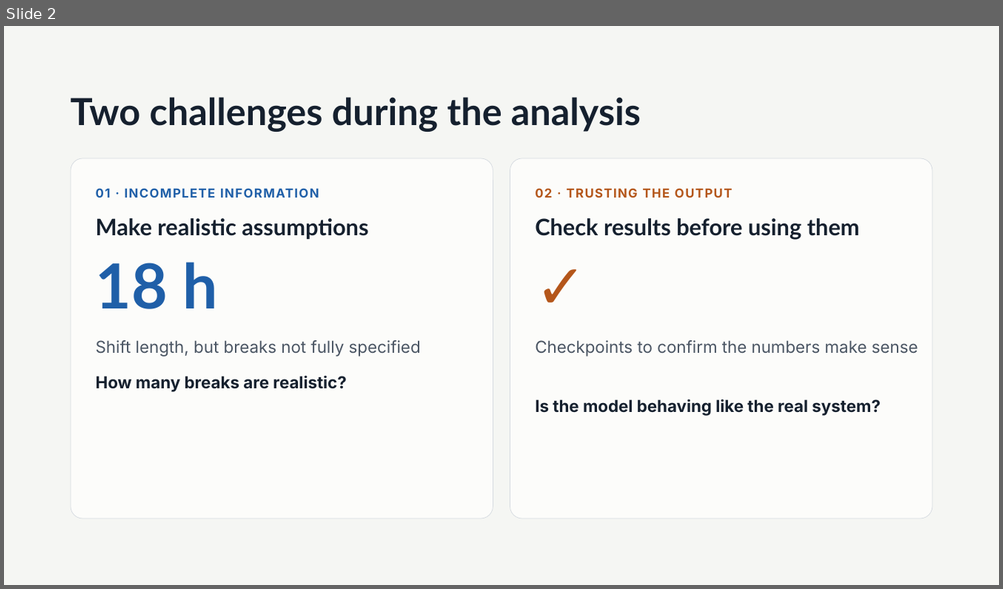
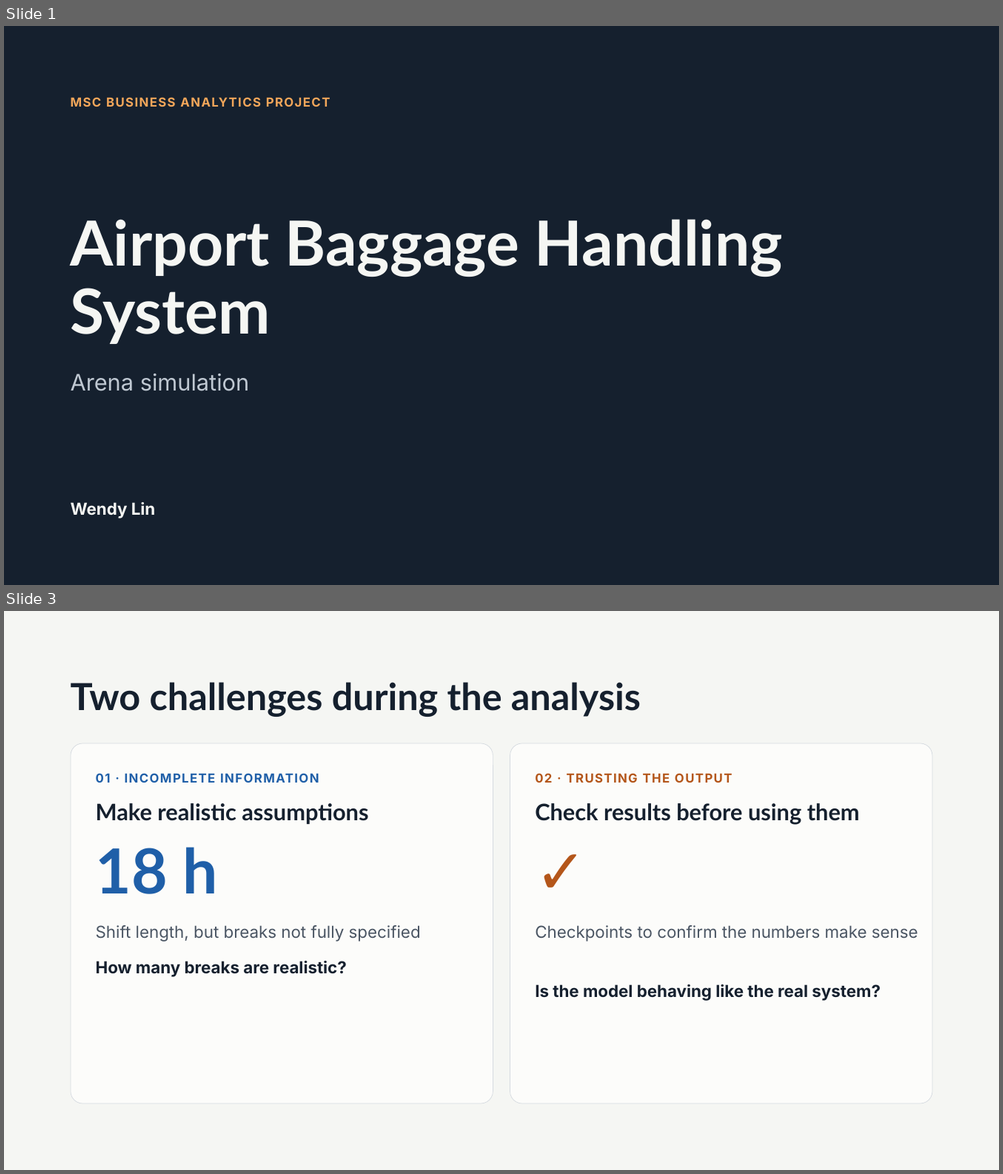
Before and after one commit to ChinJuLin/airport-baggage-simulation, a slide deck: report/Baggage System Bottleneck Analysis.pptx. Shown one above the other, each under a label of ours: slide 2 before the commit, slides 1 and 3 after it; the slides between them are not shown. The pictures are 1003x589 and 1003x1174 pixels, drawn with LibreOffice and Linux fonts; fonts in the diff are those of the drawing. Boxes give left, top, right and bottom in pixels: in the first picture for what was removed or moved away, otherwise in the second. Text is boxed around its words. In the diff, an @@ line names an element or a change of style, - is before the commit and + after.

```diff
--- a/report/Baggage System Bottleneck Analysis.pptx
+++ b/report/Baggage System Bottleneck Analysis.pptx
@@ slide 1 added at box(4, 26, 999, 585), background #15202E @@
@@ text added at box(71, 97, 330, 107), 12 pt, text #F2A65A, bold @@
+MSC BUSINESS ANALYTICS PROJECT
@@ title added at box(71, 219, 782, 344), 60 pt, text #F5F6F3, bold @@
+Airport Baggage Handling System
@@ text added at box(71, 374, 250, 392), 22 pt, text #BFC8D2 @@
+Arena simulation
@@ text added at box(71, 503, 156, 519), 16 pt, text #F5F6F3, bold @@
+Wendy Lin
@@ what was slide 2 is now slide 3 @@
```
Also in this commit, not shown: 1 slide changed.
